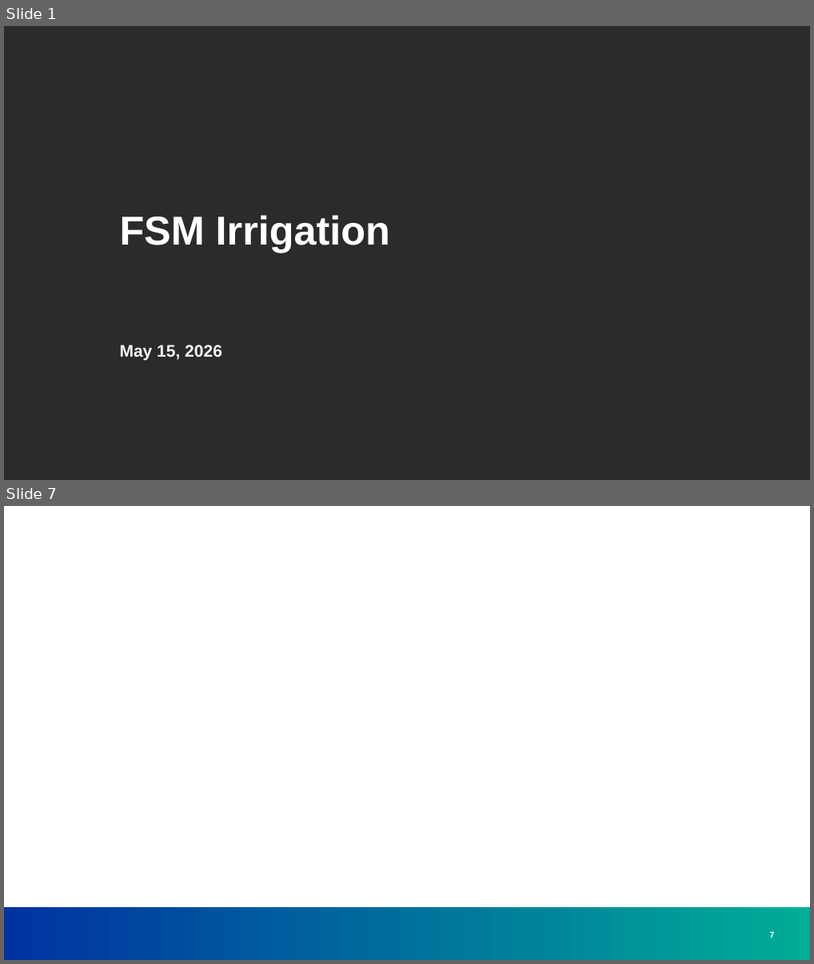
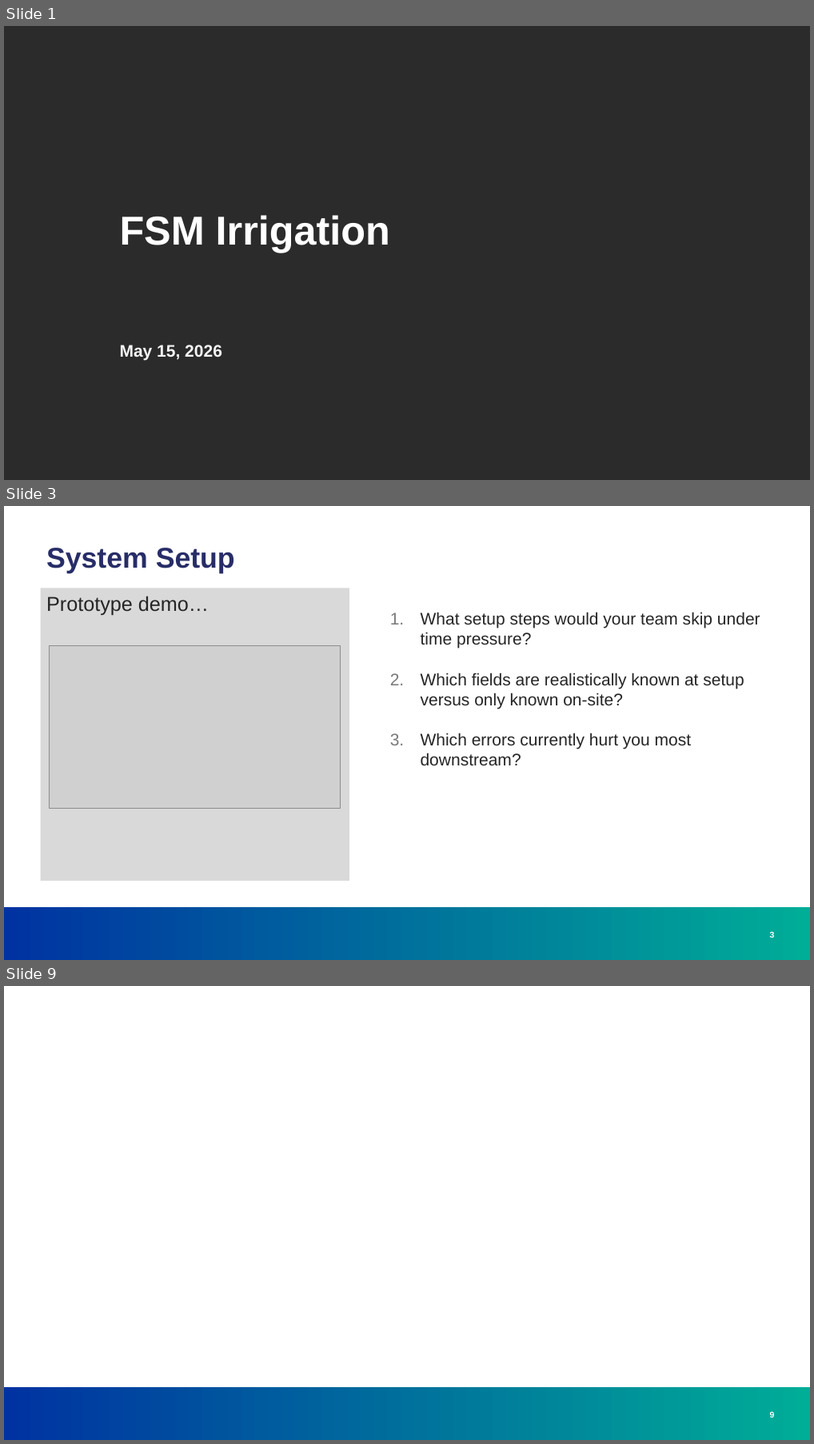
Before and after one commit to greg-e/irrigation, a slide deck: fsm_irrigation.pptx. Shown one above the other, each under a label of ours: slides 1 and 7 before the commit, slides 1, 3 and 9 after it; the slides between them are not shown. The pictures are 814x964 and 814x1444 pixels, drawn with LibreOffice and Linux fonts; fonts in the diff are those of the drawing; grey boxes stand for pictures; background and template pictures are left out; a plain dark background stands for a picture behind light text. Boxes give left, top, right and bottom in pixels: in the first picture for what was removed or moved away, otherwise in the second. Text is boxed around its words. In the diff, an @@ line names an element or a change of style, - is before the commit and + after.

Commit message:
Update prototypes, docs, and discovery artifacts

```diff
--- a/fsm_irrigation.pptx
+++ b/fsm_irrigation.pptx
@@ slide 3 added at box(4, 506, 810, 960), background #FFFFFF; not listed: 1 template element that a slide beside it also shows @@
@@ title added at box(46, 548, 235, 573), 34 pt, text #272D67, bold @@
+System Setup
@@ text added at box(40, 588, 350, 880), fill #D9D9D9, 24 pt, text #252525 @@
+Prototype demo…
@@ text added at box(421, 612, 761, 765), 20 pt, text #252525 @@
+1. What setup steps would your team skip under time pressure?
+2. Which fields are realistically known at setup versus only known on-site?
+3. Which errors currently hurt you most downstream?
@@ picture added at box(50, 646, 340, 808) @@
@@ page number added at box(770, 931, 775, 937), 10 pt, text #FFFFFF, bold @@
+3
@@ what was slide 7 is now slide 9 @@
@@ page number at box(770, 1411, 775, 1417): text changed @@
-7
+9
```
Also in this commit, not shown: 2 slides changed, 4 other slides added, 5 slides removed, 10 other files.
